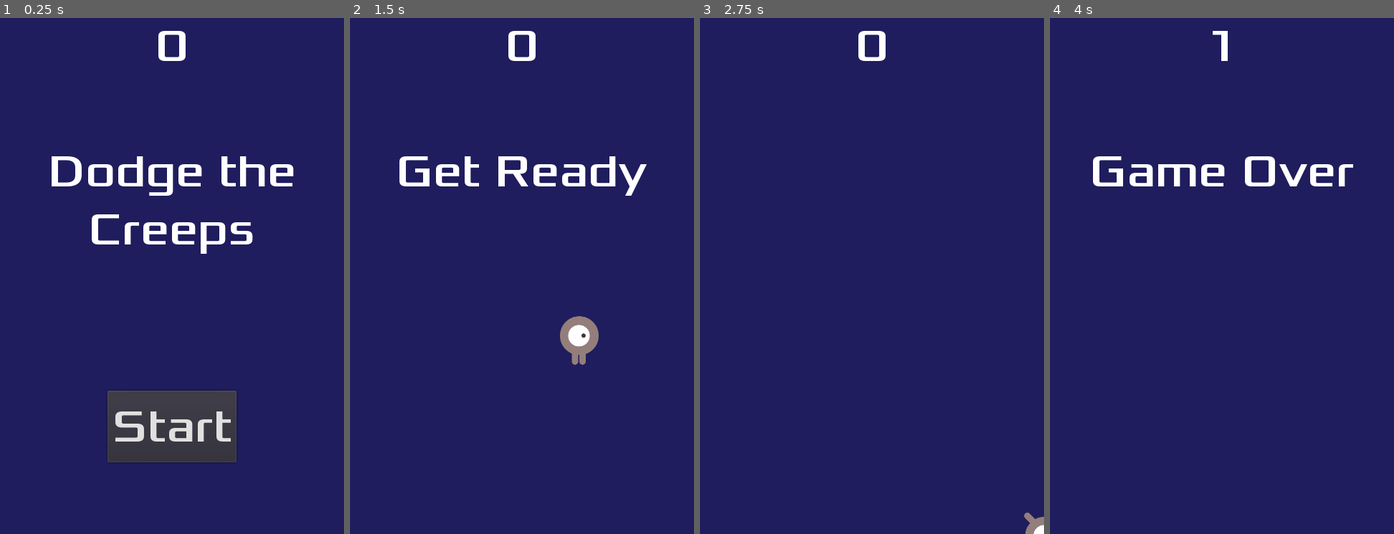
Above: before the commit, frames 1-4 (left to right).
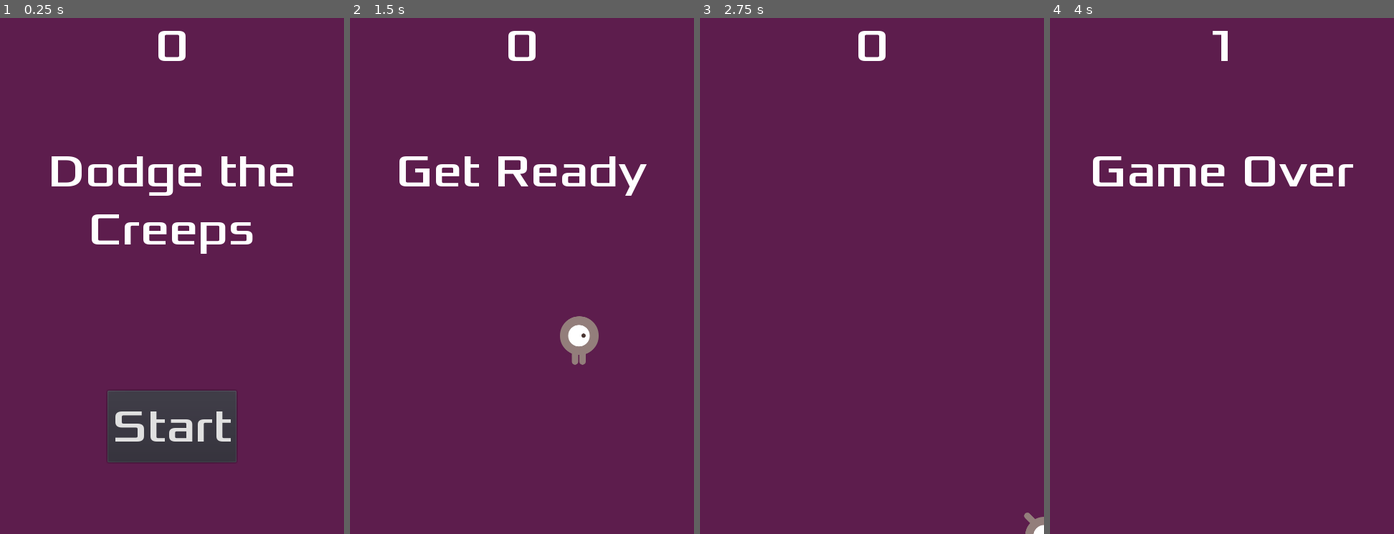
Above: after the commit, the same moments.

Repository: P-e-ach/P-e-ach
Game: Godot game, scene res://Main.tscn
The game is run twice, just before and just after one commit, with the same random seed, the same clock (stepped at 60 frames per second) and the same inputs.
Inputs:
- Up to frame 1 (0.25 s): no input
- Up to frame 2 (1.5 s): click "Start" at 0.5 s; tap Enter at 1.25 s; hold Right (ui_right) from 1.28 s (still down)
- Up to frame 3 (2.75 s): release Right (ui_right) at 2.03 s; hold Down (ui_down) from 2.03 s (still down)
- Up to frame 4 (4 s): release Down (ui_down) at 2.78 s; hold Right (ui_right) 2.78-3.53 s; hold Up (ui_up) from 3.53 s (still down)

The runs differ from the first frame. In frame 1, 92% of the frame differs, in the area x 0-100%, y 0-100%; in frame 2, 97%; in frame 3, 100%; in frame 4, 98%.

Commit message:
Test modif

Diff:
--- a/tuto_proj/Main.tscn
+++ b/tuto_proj/Main.tscn
@@ -19,7 +19,7 @@
 [node name="ColorRect" type="ColorRect" parent="."]
 anchor_right = 1.0
 anchor_bottom = 1.0
-color = Color( 0.12549, 0.117647, 0.368627, 1 )
+color = Color( 0.368627, 0.117647, 0.305882, 1 )
 __meta__ = {
 "_edit_use_anchors_": false
 }
--- a/tuto_proj/Mob.tscn
+++ b/tuto_proj/Mob.tscn
@@ -10,9 +10,9 @@
 
 [sub_resource type="SpriteFrames" id=1]
 animations = [ {
-"frames": [ ExtResource( 5 ), ExtResource( 2 ) ],
+"frames": [ ExtResource( 6 ), ExtResource( 4 ) ],
 "loop": true,
-"name": "fly",
+"name": "walk",
 "speed": 3.0
 }, {
 "frames": [ ExtResource( 1 ), ExtResource( 3 ) ],
@@ -20,9 +20,9 @@
 "name": "swim",
 "speed": 3.0
 }, {
-"frames": [ ExtResource( 6 ), ExtResource( 4 ) ],
+"frames": [ ExtResource( 5 ), ExtResource( 2 ) ],
 "loop": true,
-"name": "walk",
+"name": "fly",
 "speed": 3.0
 } ]
 
@@ -34,11 +34,14 @@
 collision_mask = 0
 gravity_scale = 0.0
 script = ExtResource( 7 )
+min_speed = 75
+max_speed = 150
 
 [node name="AnimatedSprite" type="AnimatedSprite" parent="."]
 scale = Vector2( 0.75, 0.75 )
 frames = SubResource( 1 )
 animation = "walk"
+frame = 1
 playing = true
 
 [node name="CollisionShape2D" type="CollisionShape2D" parent="."]
